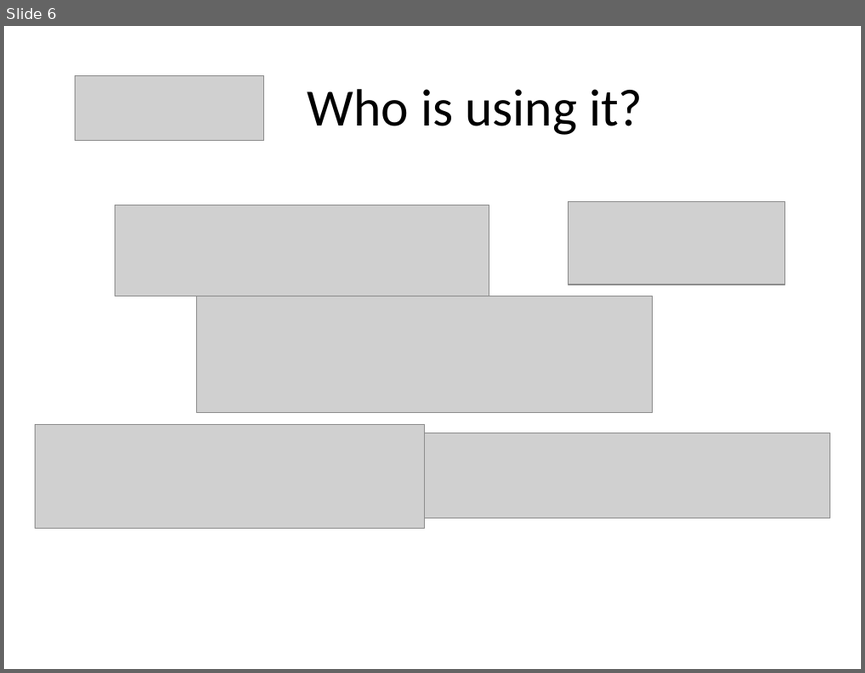
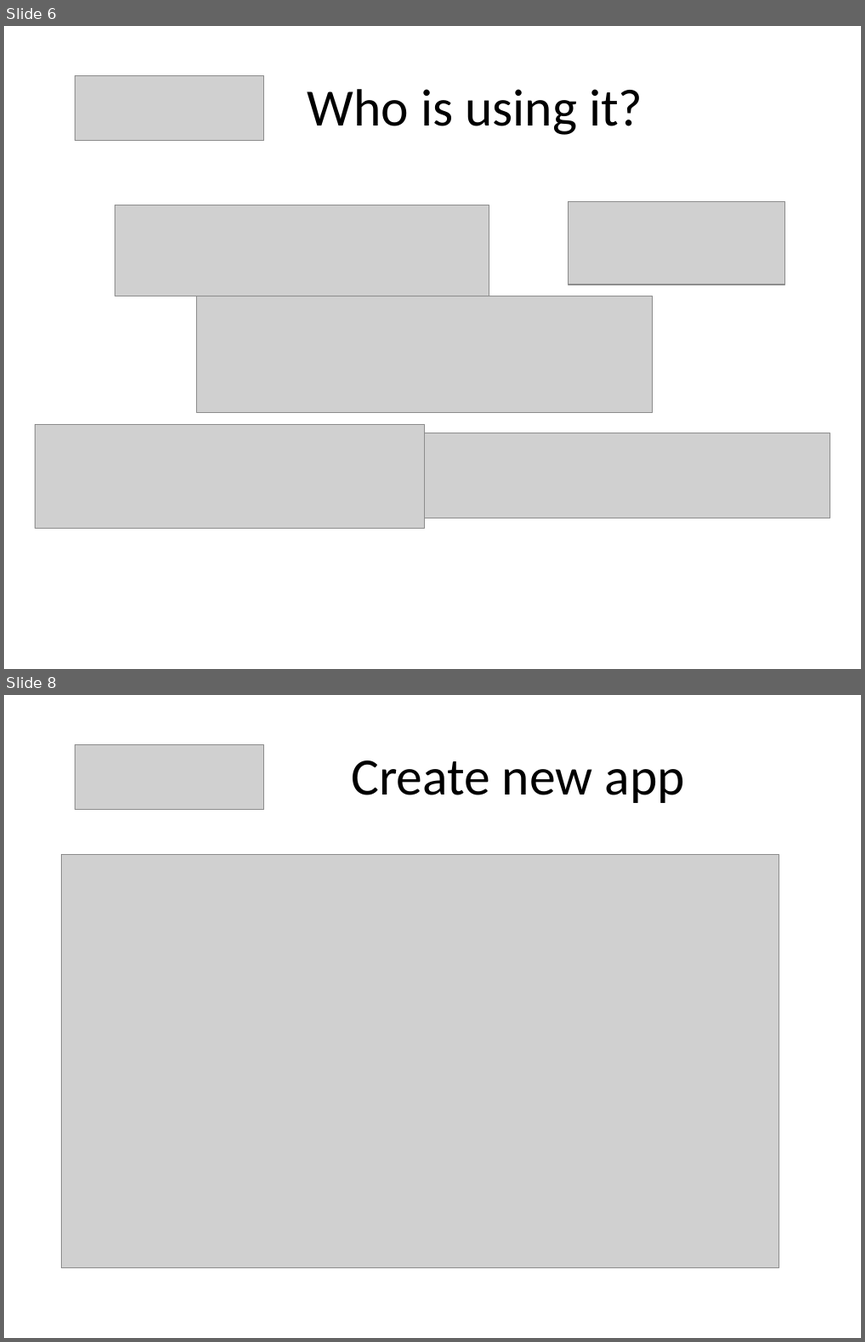
Before and after one commit to martadoberschuetz/dev_training, a slide deck: Play take 2.pptx. Shown one above the other, each under a label of ours: slide 6 before the commit, slides 6 and 8 after it; the slides between them are not shown. The pictures are 865x673 and 865x1342 pixels, drawn with LibreOffice and Linux fonts; fonts in the diff are those of the drawing; grey boxes stand for pictures. Boxes give left, top, right and bottom in pixels: in the first picture for what was removed or moved away, otherwise in the second. Text is boxed around its words. In the diff, an @@ line names an element or a change of style, - is before the commit and + after.

```diff
--- a/Play take 2.pptx
+++ b/Play take 2.pptx
@@ slide 8 added at (4,695,861,1338), background #FFFFFF @@
@@ picture added at (75,744,263,809) @@
@@ title added at (351,760,685,803), 44 pt, text #000000 @@
+Create new app
@@ picture added at (62,854,778,1268) @@
```
Also in this commit, not shown: 2 slides changed, 3 other slides added, 1 slide removed.
